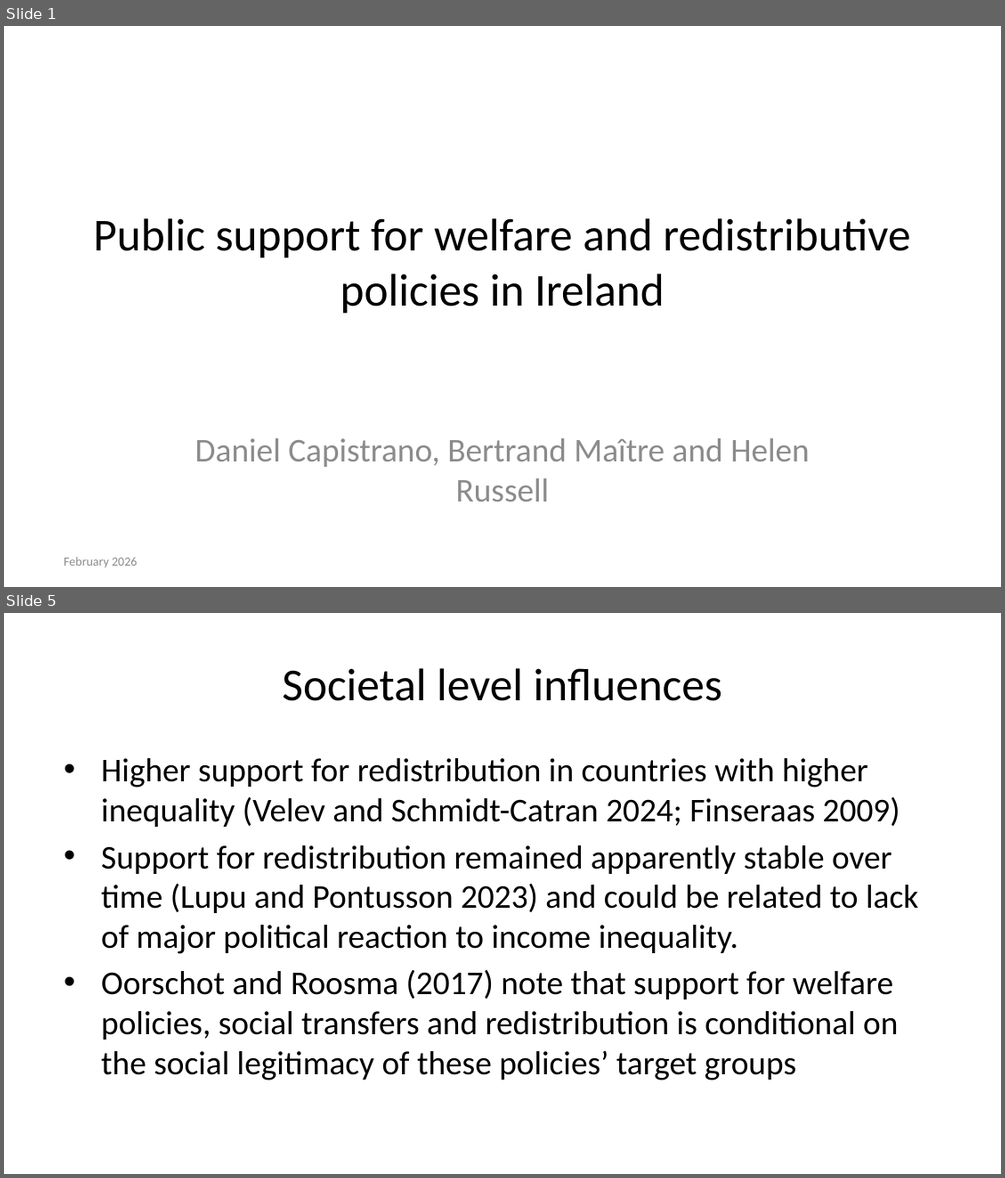
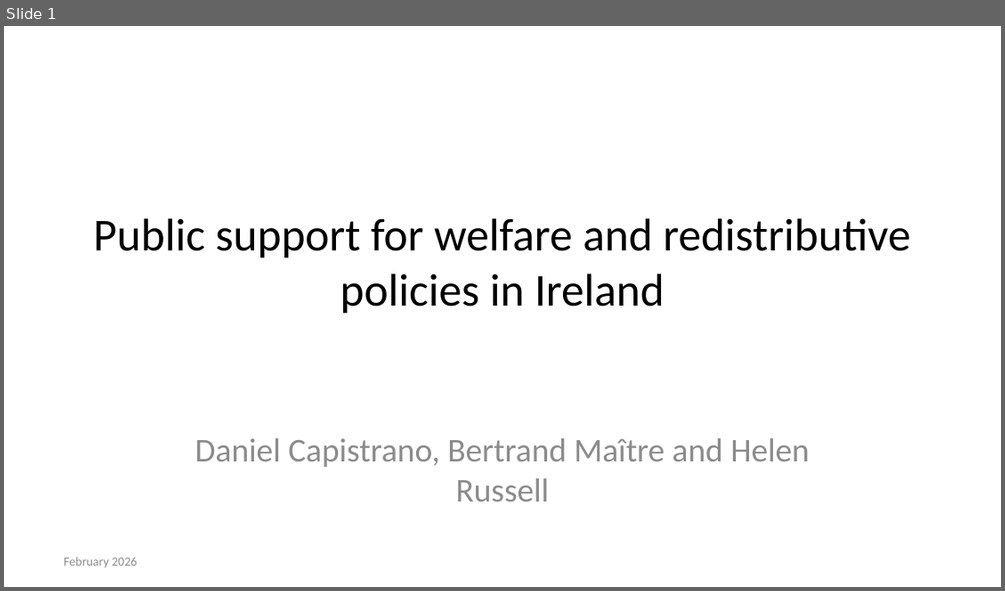
Before and after one commit to danielcapistrano/cfi_redistribution, a slide deck: docs/presentation.pptx. Shown one above the other, each under a label of ours: slides 1 and 5 before the commit, slide 1 after it; the slides between them are not shown. The pictures are 1005x1178 and 1005x591 pixels, drawn with LibreOffice and Linux fonts; fonts in the diff are those of the drawing. Boxes give left, top, right and bottom in pixels: in the first picture for what was removed or moved away, otherwise in the second. Text is boxed around its words. In the diff, an @@ line names an element or a change of style, - is before the commit and + after.

```diff
--- a/docs/presentation.pptx
+++ b/docs/presentation.pptx
@@ slide 5 removed at (x1=4, y1=613, x2=1001, y2=1174), background #FFFFFF @@
@@ title removed at (x1=282, y1=668, x2=722, y2=701) @@
-Societal level influences
@@ text removed at (x1=101, y1=758, x2=918, y2=1080) @@
-• Higher support for redistribution in countries with higher inequality (Velev and Schmidt-Catran 2024; Finseraas 2009)
-• Support for redistribution remained apparently stable over time (Lupu and Pontusson 2023) and could be related to lack of major political reaction to income inequality.
-• Oorschot and Roosma (2017) note that support for welfare policies, social transfers and redistribution is conditional on the social legitimacy of these policies’ target groups
```
Also in this commit, not shown: 14 slides changed, 14 slides added, 10 other slides removed, 41 other files.
